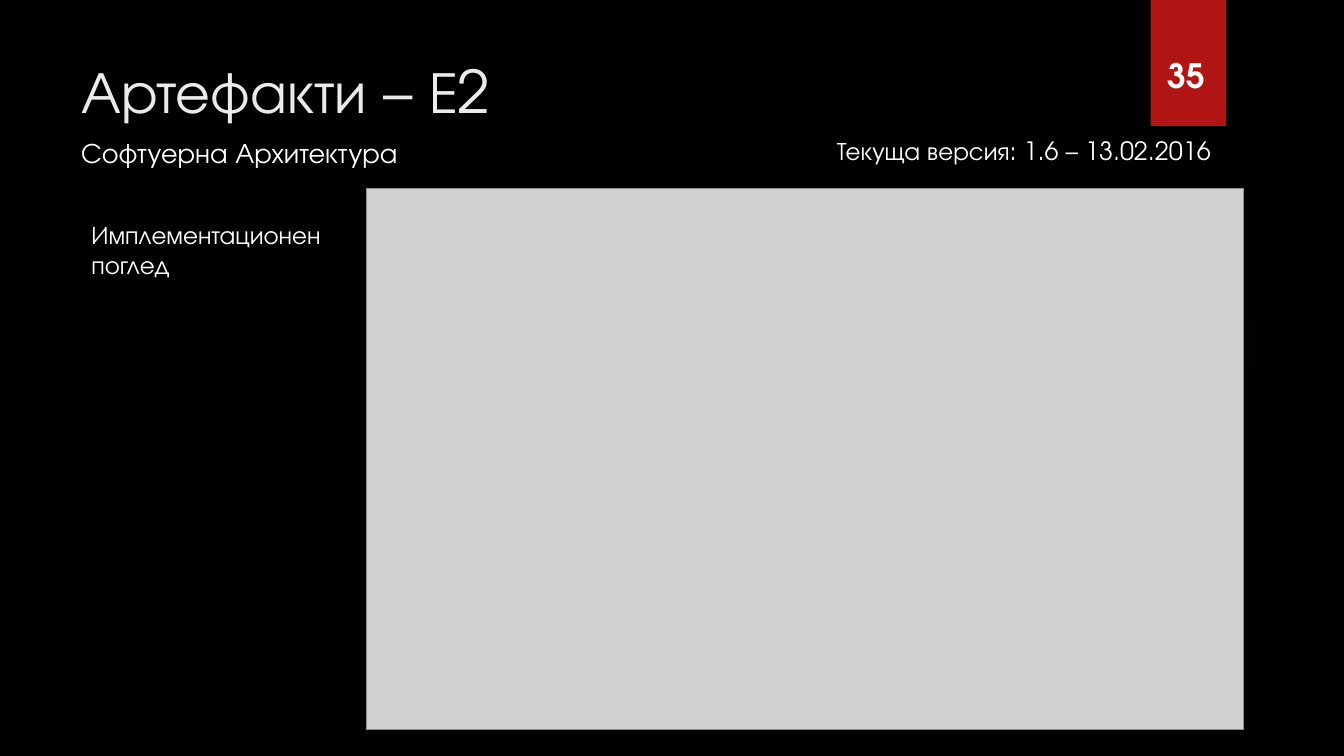
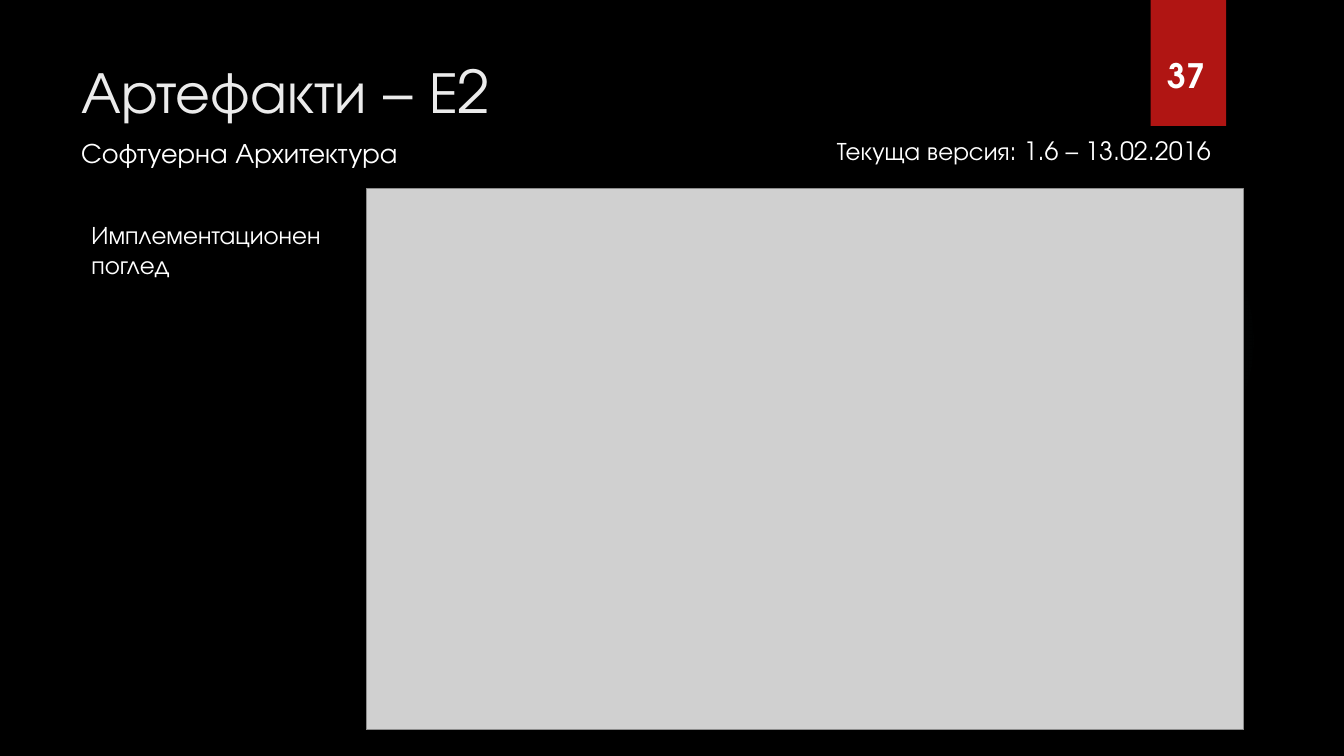
Before and after one commit to fahmiprasetya/PSS, a slide deck: slide 38 of I1/Current_Working_Directory/PSS ZA6TITA/ABM Presentation.pptx (slide 37 before the commit). Drawn at 1344x756 pixels with LibreOffice and Linux fonts; fonts in the diff are those of the drawing; grey boxes stand for pictures; background and template pictures are left out. Boxes give left, top, right and bottom in pixels: in the first picture for what was removed or moved away, otherwise in the second. Text is boxed around its words. In the diff, an @@ line names an element or a change of style, - is before the commit and + after.

```diff
--- a/I1/Current_Working_Directory/PSS ZA6TITA/ABM Presentation.pptx
+++ b/I1/Current_Working_Directory/PSS ZA6TITA/ABM Presentation.pptx
@@ text at [1168,62,1206,89]: text changed @@
-35
+37
```
Also in this commit, not shown: 8 other slides changed, 6 slides added.
